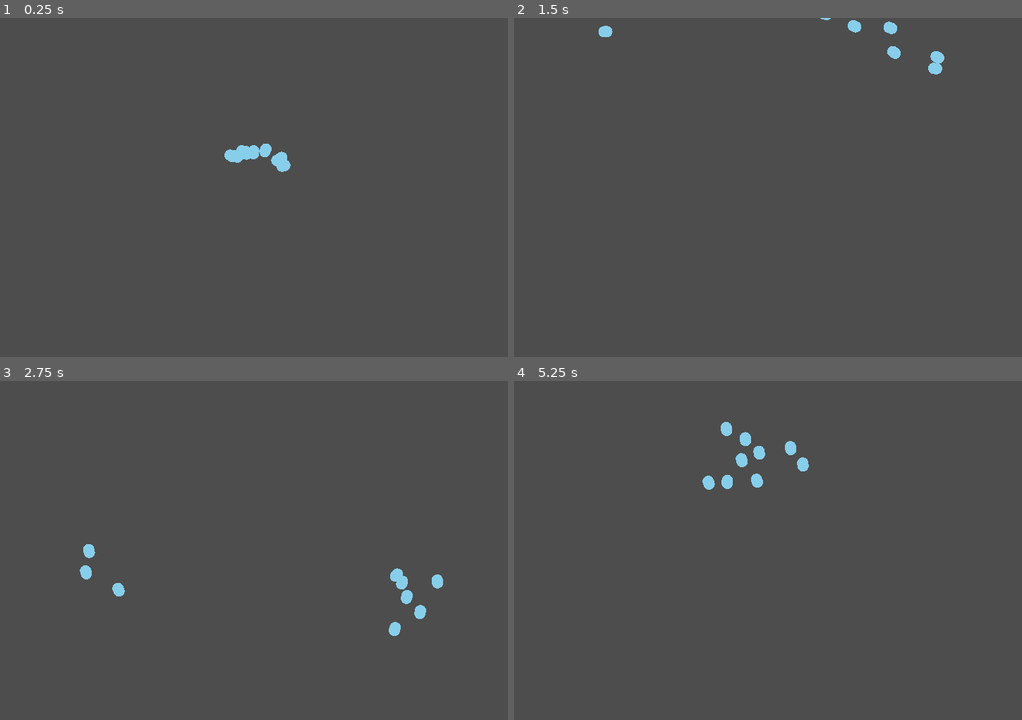
Above: before the commit, frames 1-4 (two rows, left to right).
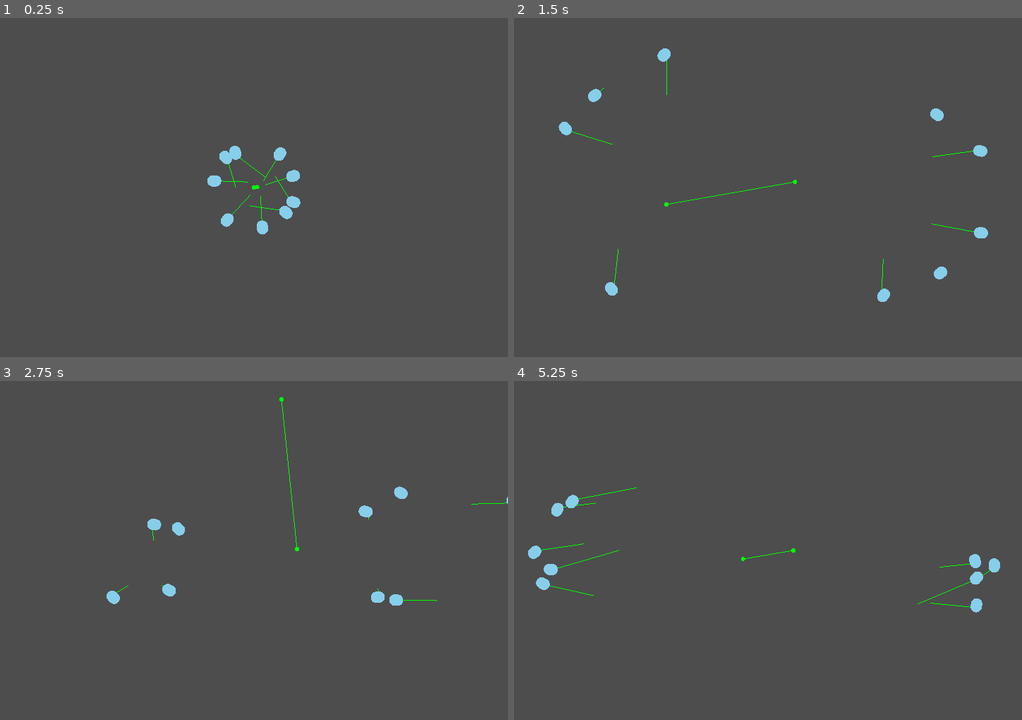
Above: after the commit, the same moments.

Repository: stevemjcu/Pond
Game: Godot game, scene res://scenes/main.tscn
Two runs of this game, one before a commit and one after it. Both use one fixed random seed, a clock stepped at 60 frames per second and the inputs below.
Inputs (mouse positions are in pixels of both pictures, inside the frame that each line leads up to):
- Up to frame 1 (0.25 s): no input
- Up to frame 2 (1.5 s): move the mouse to (879, 170) at 0.52 s; hold D (right) 0.53-1.25 s; click (879, 170) at 0.67 s; drag from (666, 204) to (793, 34) at 1.27 s
- Up to frame 3 (2.75 s): move the mouse to (304, 475) at 2.02 s; hold D (right) from 2.03 s (still down)
- Up to frame 4 (5.25 s): release D (right) at 2.75 s; drag from (742, 618) to (950, 584) at 2.77 s; move the mouse to (920, 601) at 3.52 s; hold A (left) 3.53-4.25 s; drag from (615, 499) to (803, 594) at 4.27 s; move the mouse to (793, 550) at 5.02 s; hold A (left) from 5.03 s (still down); click (793, 550) at 5.17 s

The runs differ from the first frame. In frame 1, 1.0% of the frame differs, in the area x 40-60%, y 37-64%; in frame 2, 1.3%; in frame 3, 1.4%; in frame 4, 1.6%, in the area x 2-96%, y 12-69%.

Commit message:
Add global debug scene

Diff:
--- a/project.godot
+++ b/project.godot
@@ -14,6 +14,10 @@
 run/main_scene="res://scenes/main.tscn"
 config/features=PackedStringArray("4.3", "Forward Plus")
 config/icon="res://icon.svg"
+
+[autoload]
+
+Debug="*res://scenes/debug.tscn"
 
 [display]
 
--- /dev/null
+++ b/scenes/debug.tscn
@@ -0,0 +1,6 @@
+[gd_scene load_steps=2 format=3 uid="uid://1en2vmjof5wo"]
+
+[ext_resource type="Script" path="res://scripts/debug.gd" id="1_4tism"]
+
+[node name="Debug" type="Node2D"]
+script = ExtResource("1_4tism")
--- a/scripts/bevy.gd
+++ b/scripts/bevy.gd
@@ -25,6 +25,7 @@
 	# TODO: Use goal to update goal-seeking vector
 	position = _average_position()
 	rotation = _average_rotation()
+	Debug.add_path([position, _goal], Color.GREEN)
 
 
 func _input(event):
--- a/scripts/boid.gd
+++ b/scripts/boid.gd
@@ -29,6 +29,7 @@
 	impulse += _approach_bevy()
 	velocity += impulse * delta
 	rotation = velocity.normalized().angle()
+	Debug.add_vector(position, impulse.normalized(), impulse.length() / max_speed, Color.GREEN)
 	_control_speed()
 	move_and_slide()
 
@@ -108,6 +109,6 @@
 	if (bevy.position - position).length() < bevy_margin:
 		return impulse
 	impulse = bevy.position - position
-	return impulse * approach_factor / 8
+	return impulse * approach_factor / 6
 
 #endregion
--- /dev/null
+++ b/scripts/debug.gd
@@ -0,0 +1,42 @@
+extends Node2D
+
+
+var _points: Array[Dictionary]
+var _lines: Array[Dictionary]
+
+var _point_radius := 3
+var _vector_length := 24
+
+
+func add_point(at: Vector2, color: Color) -> void:
+	_points.append({position = at, radius = _point_radius, color = color})
+	queue_redraw()
+
+
+func add_line(from: Vector2, to: Vector2, color: Color) -> void:
+	_lines.append({from = from, to = to, color = color})
+	queue_redraw()
+
+
+func add_vector(at: Vector2, direction: Vector2, weight: float, color: Color) -> void:
+	var max_vector := direction * _vector_length
+	add_line(at, at + Vector2.ZERO.lerp(max_vector, weight), color)
+
+
+func add_path(path: Array[Vector2], color: Color) -> void:
+	var previous := path.pop_front() as Vector2
+	add_point(previous, color)
+	for current in path:
+		add_point(current, color)
+		add_line(previous, current, color)
+	queue_redraw()
+
+
+func _draw() -> void:
+	# TODO: Ensure draw order puts this on top
+	for line in _lines:
+		draw_line(line.from, line.to, line.color)
+	for point in _points:
+		draw_circle(point.position, point.radius, point.color)
+	_lines.clear()
+	_points.clear()
--- a/scripts/main.gd
+++ b/scripts/main.gd
@@ -13,12 +13,13 @@
 	var bevy := bevy_scene.instantiate() as Bevy
 	bevy.group = group
 	bevy.color = color
+	bevy._goal = get_viewport_rect().get_center()
 	add_child(bevy)
 	var position := get_viewport_rect().get_center()
 	var velocity := Vector2.from_angle(randf_range(0, 2 * PI))
 	for i in range(count):
 		var boid := boid_scene.instantiate() as Boid
 		boid.position = position
-		boid.velocity = velocity.rotated(randf_range(0, PI / 4))
+		boid.velocity = velocity.rotated(randf_range(0, 2 * PI))
 		bevy.add_member(boid)
 		add_child(boid)
